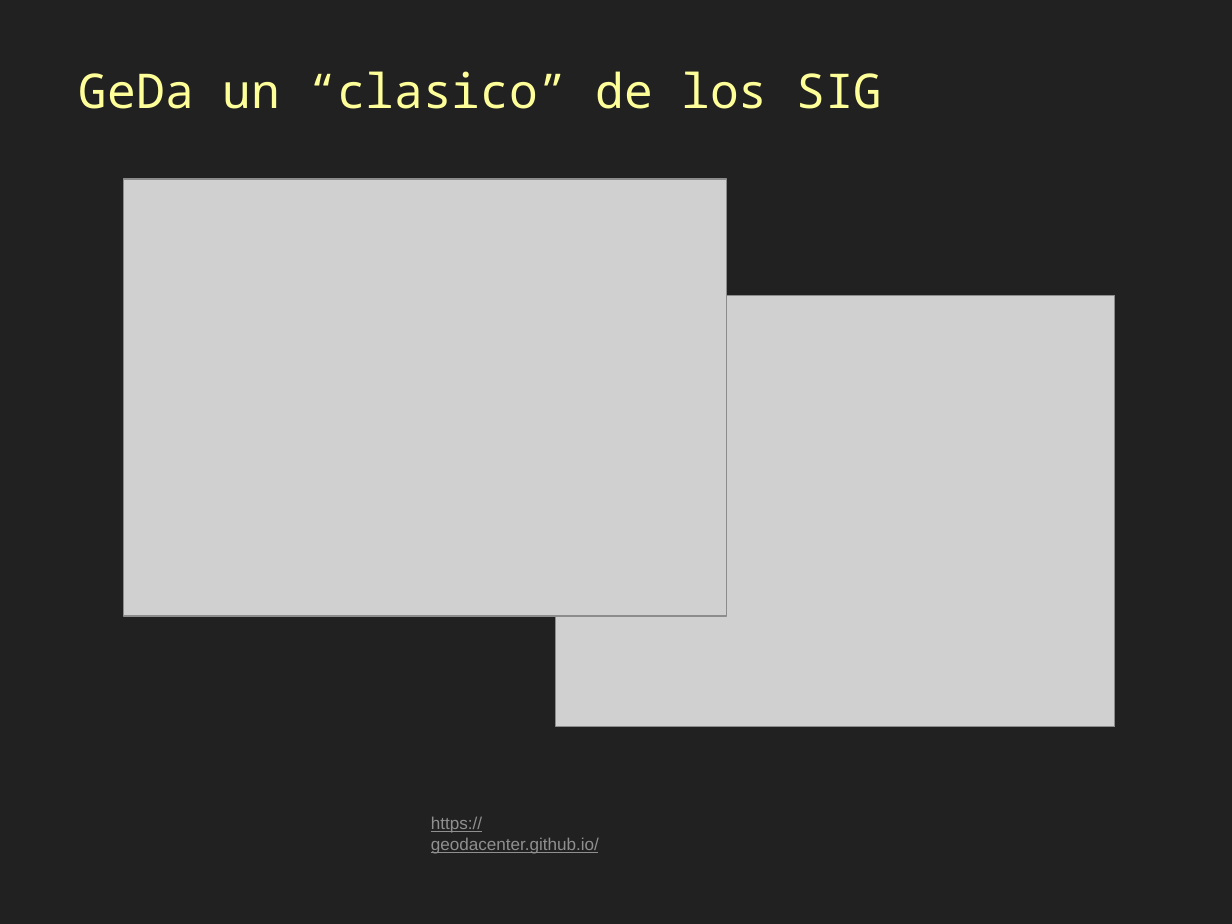
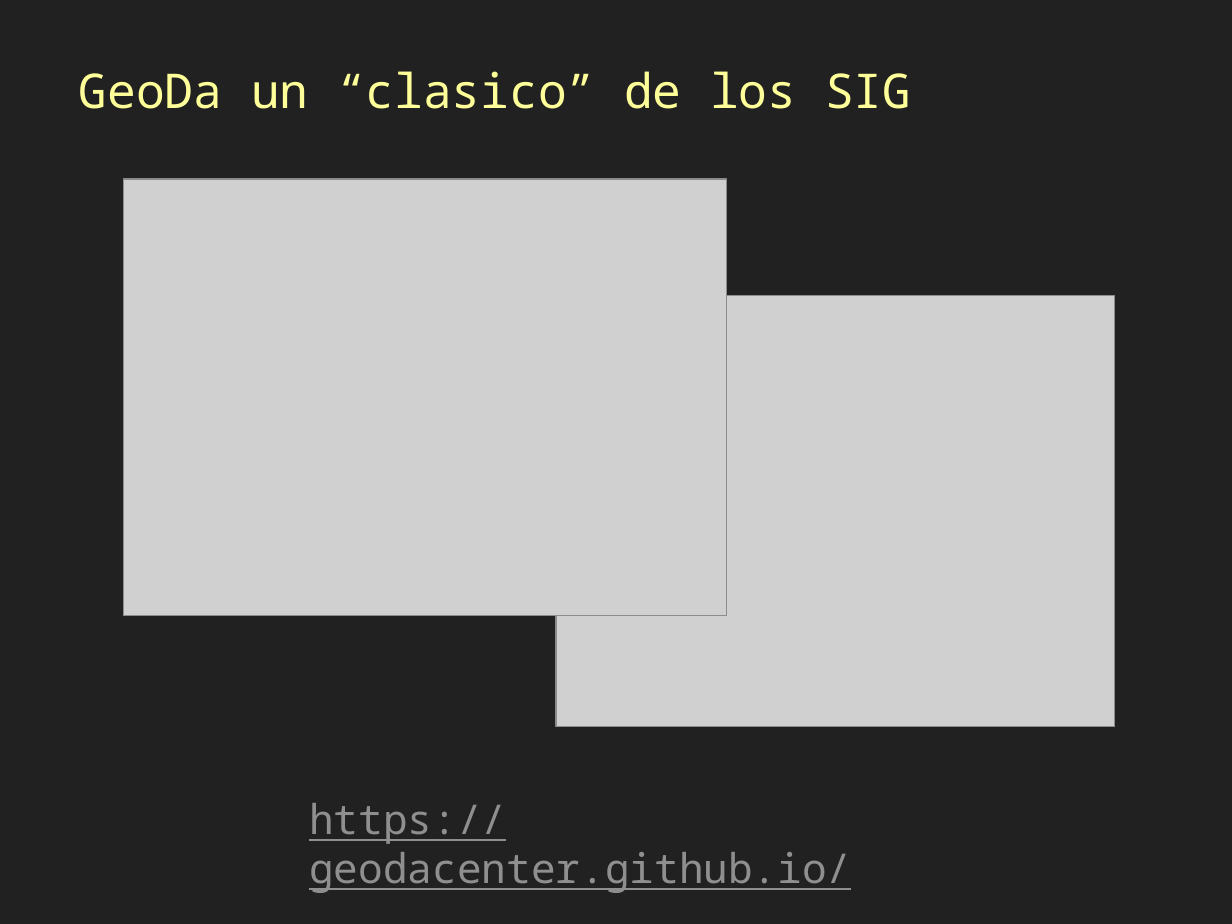
Before and after one commit to gis-master-m2/m2-geoweb, a slide deck: slide 6 of docs/presentacion/Mallas-algoritmos-js.pptx (slide 7 before the commit). Drawn at 1232x924 pixels with LibreOffice and Linux fonts; fonts in the diff are those of the drawing; grey boxes stand for pictures. Boxes give left, top, right and bottom in pixels: in the first picture for what was removed or moved away, otherwise in the second. Text is boxed around its words. In the diff, an @@ line names an element or a change of style, - is before the commit and + after.

```diff
--- a/docs/presentacion/Mallas-algoritmos-js.pptx
+++ b/docs/presentacion/Mallas-algoritmos-js.pptx
@@ text at <box>79,71,911,109</box>: text changed @@
-GeDa un “clasico” de los SIG
+GeoDa un “clasico” de los SIG
@@ text "https://geodacenter.github.io/": place and size @@
-text "https://geodacenter.github.io/" at <box>431,816,599,854</box>
+text "https://geodacenter.github.io/" at <box>309,803,851,893</box>
@@ text "https://geodacenter.github.io/" at <box>309,803,851,893</box>: size 10 to 24 pt, font Arial to Noto Sans Mono @@
```
Also in this commit, not shown: 5 other slides changed, 4 slides added, 4 slides removed, 1 other file.
